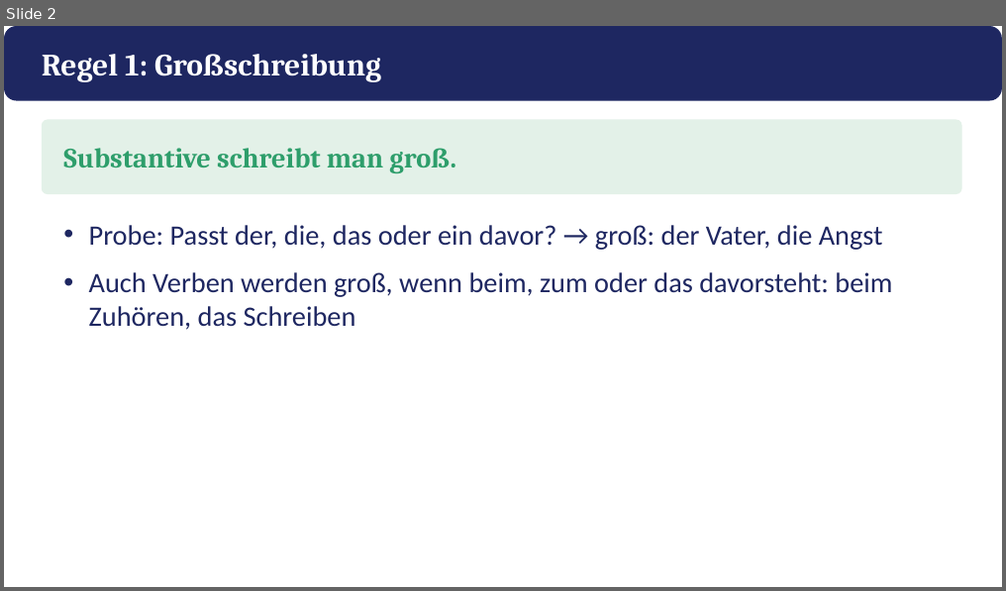
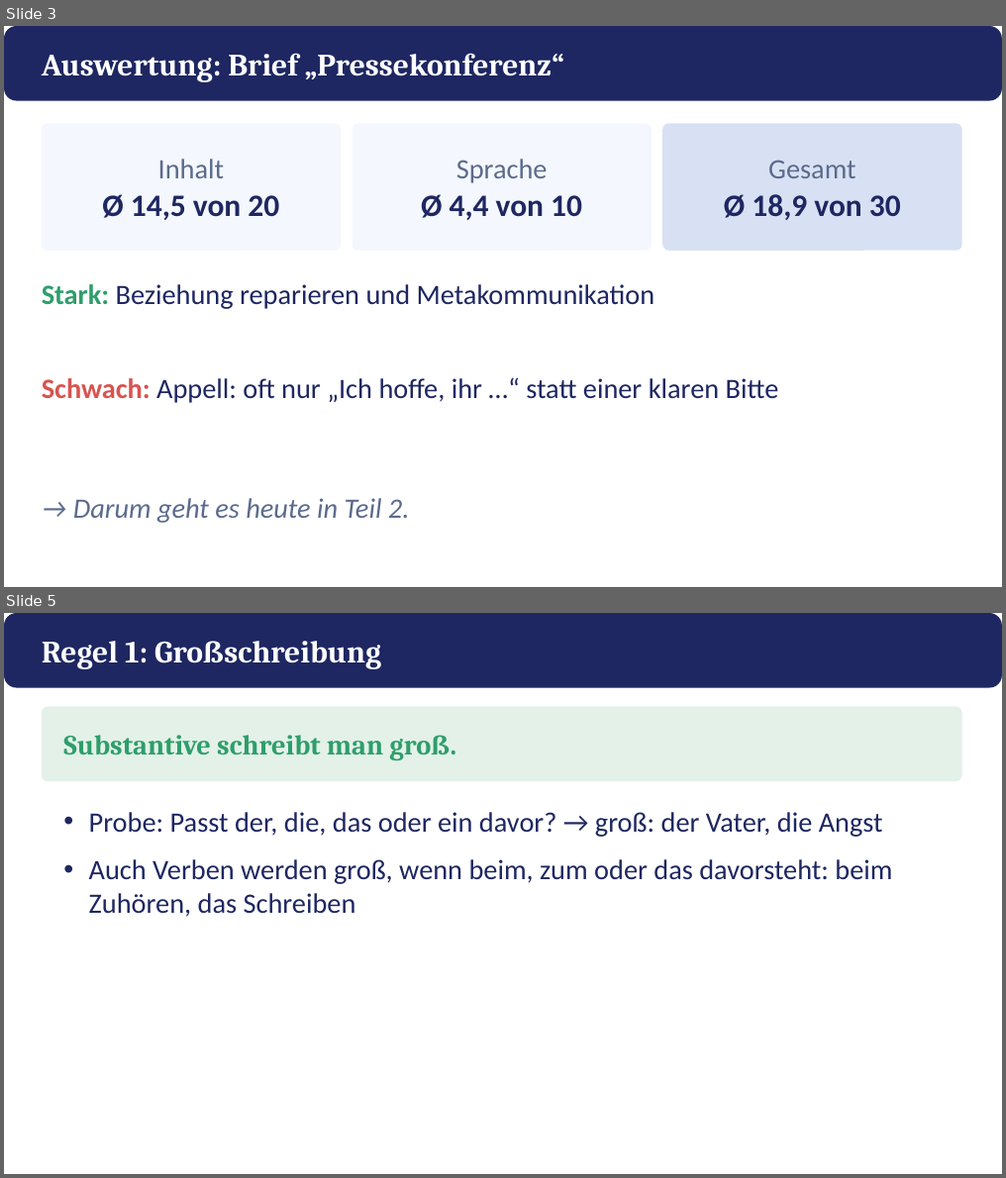
Before and after one commit to golzkonstantin-gif/Schule, a slide deck: Deutsch_11/Kafka_Appell/Praesentation_Kafkas_Appell.pptx. Shown one above the other, each under a label of ours: slide 2 before the commit, slides 3 and 5 after it; the slides between them are not shown. The pictures are 1006x591 and 1006x1178 pixels, drawn with LibreOffice and Linux fonts; fonts in the diff are those of the drawing. Boxes give left, top, right and bottom in pixels: in the first picture for what was removed or moved away, otherwise in the second. Text is boxed around its words. In the diff, an @@ line names an element or a change of style, - is before the commit and + after.

```diff
--- a/Deutsch_11/Kafka_Appell/Praesentation_Kafkas_Appell.pptx
+++ b/Deutsch_11/Kafka_Appell/Praesentation_Kafkas_Appell.pptx
@@ slide 3 added at bbox=[4, 26, 1002, 587], background #FFFFFF @@
@@ rounded rectangle added at bbox=[4, 26, 1002, 101], fill #1E2761 @@
@@ text added at bbox=[42, 53, 564, 82], 30 pt, text #FFFFFF, bold @@
+Auswertung: Brief „Pressekonferenz“
@@ rounded rectangle added at bbox=[42, 123, 341, 251], fill #F4F7FD @@
@@ rounded rectangle added at bbox=[352, 123, 651, 251], fill #F4F7FD @@
@@ rounded rectangle added at bbox=[662, 123, 962, 251], fill #D8E1F3 @@
@@ text added at bbox=[102, 159, 279, 220], 30 pt, text #1E2761, bold @@
+Inhalt
+Ø 14,5 von 20
@@ text added at bbox=[421, 159, 582, 220], 30 pt, text #1E2761, bold @@
+Sprache
+Ø 4,4 von 10
@@ text added at bbox=[724, 160, 901, 220], 30 pt, text #1E2761, bold @@
+Gesamt
+Ø 18,9 von 30
@@ text added at bbox=[42, 284, 655, 309], 27 pt, text #1E2761 @@
+Stark: Beziehung reparieren und Metakommunikation
@@ text added at bbox=[42, 378, 779, 403], 27 pt, text #1E2761 @@
+Schwach: Appell: oft nur „Ich hoffe, ihr …“ statt einer klaren Bitte
@@ text added at bbox=[73, 498, 410, 523], 27 pt, text #5B6B8C, italic @@
+→ Darum geht es heute in Teil 2.
@@ what was slide 2 is now slide 5 @@
```
Also in this commit, not shown: 6 slides changed, 5 other slides added, 1 slide removed, 15 other files.
